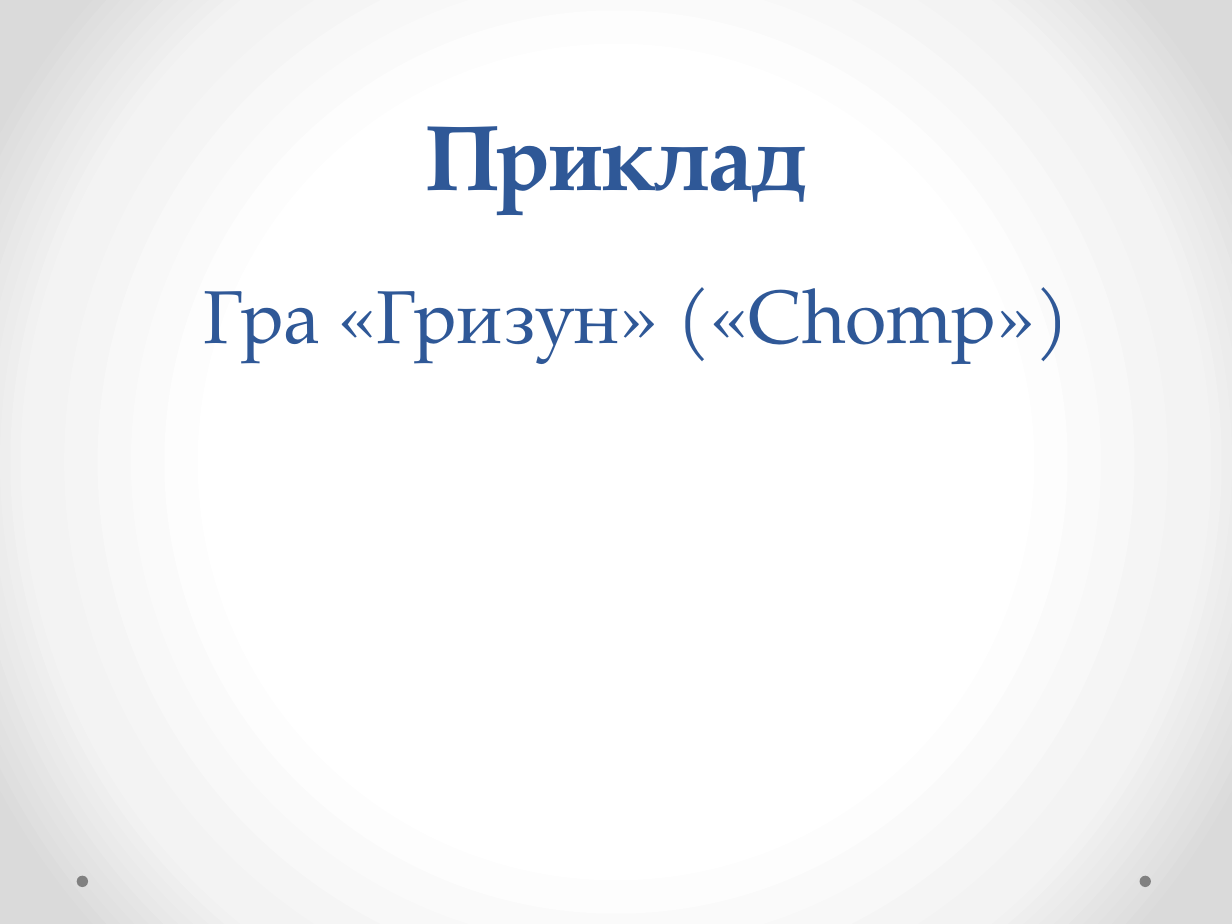
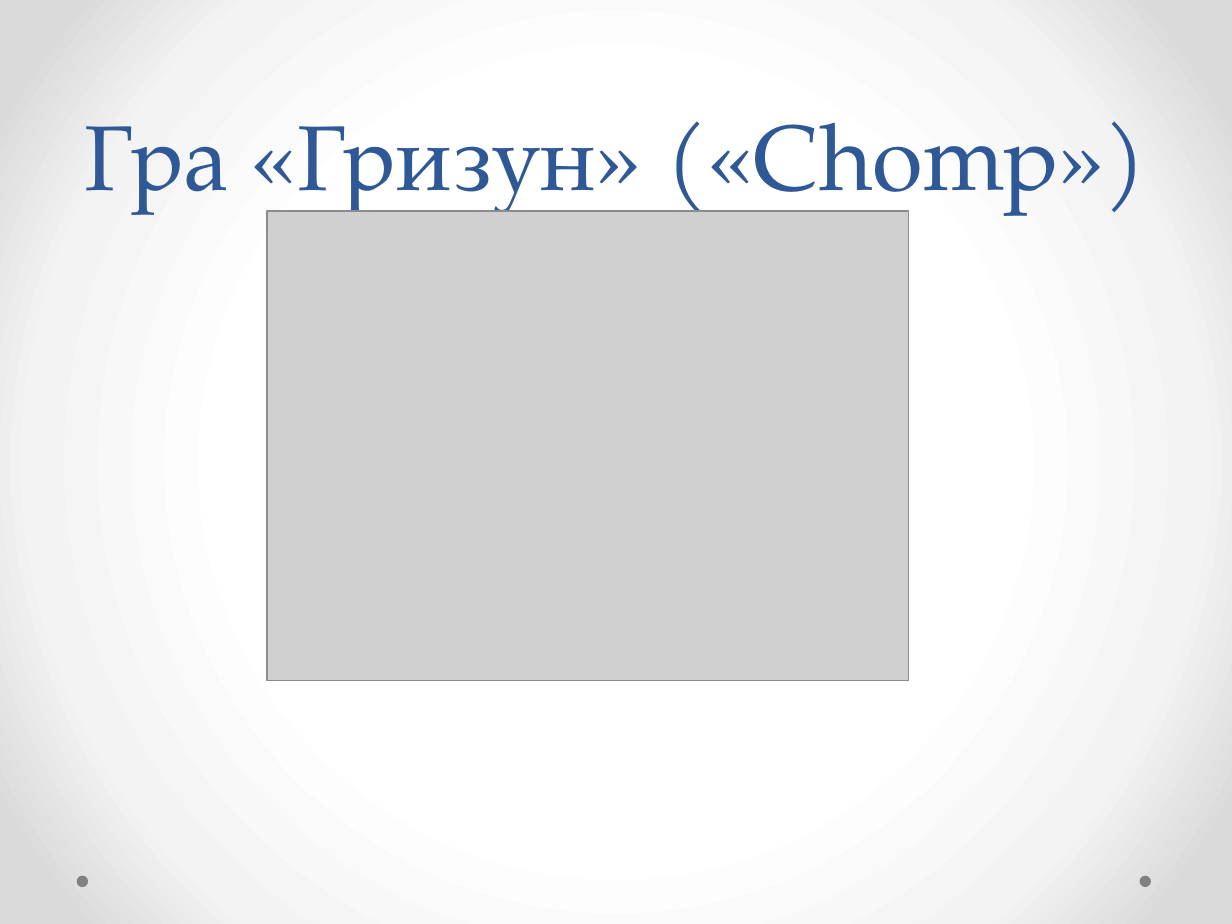
Before and after one commit to MarkiyanMatsekh/SpragueGrundyTheory, a slide deck: slide 21 of PaperWork/Presentation.pptx (slide 14 before the commit). Drawn at 1232x924 pixels with LibreOffice and Linux fonts; fonts in the diff are those of the drawing; grey boxes stand for pictures. Boxes give left, top, right and bottom in pixels: in the first picture for what was removed or moved away, otherwise in the second. Text is boxed around its words. In the diff, an @@ line names an element or a change of style, - is before the commit and + after.

```diff
--- a/PaperWork/Presentation.pptx
+++ b/PaperWork/Presentation.pptx
@@ title at (85, 121, 1147, 225): text changed; bold off @@
-Приклад
+Гра «Гризун» («Chomp»)
@@ picture added at (267, 211, 909, 680) @@
@@ text removed at (203, 287, 1070, 364) @@
-Гра «Гризун» («Chomp»)
```
Also in this commit, not shown: 10 other slides changed, 12 slides added, 4 slides removed, 8 other files.
